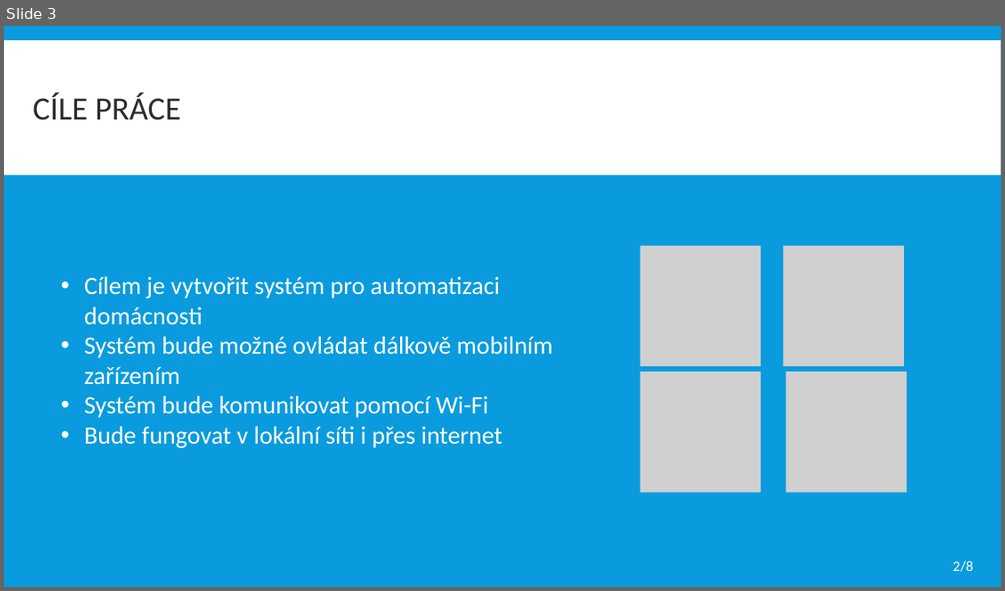
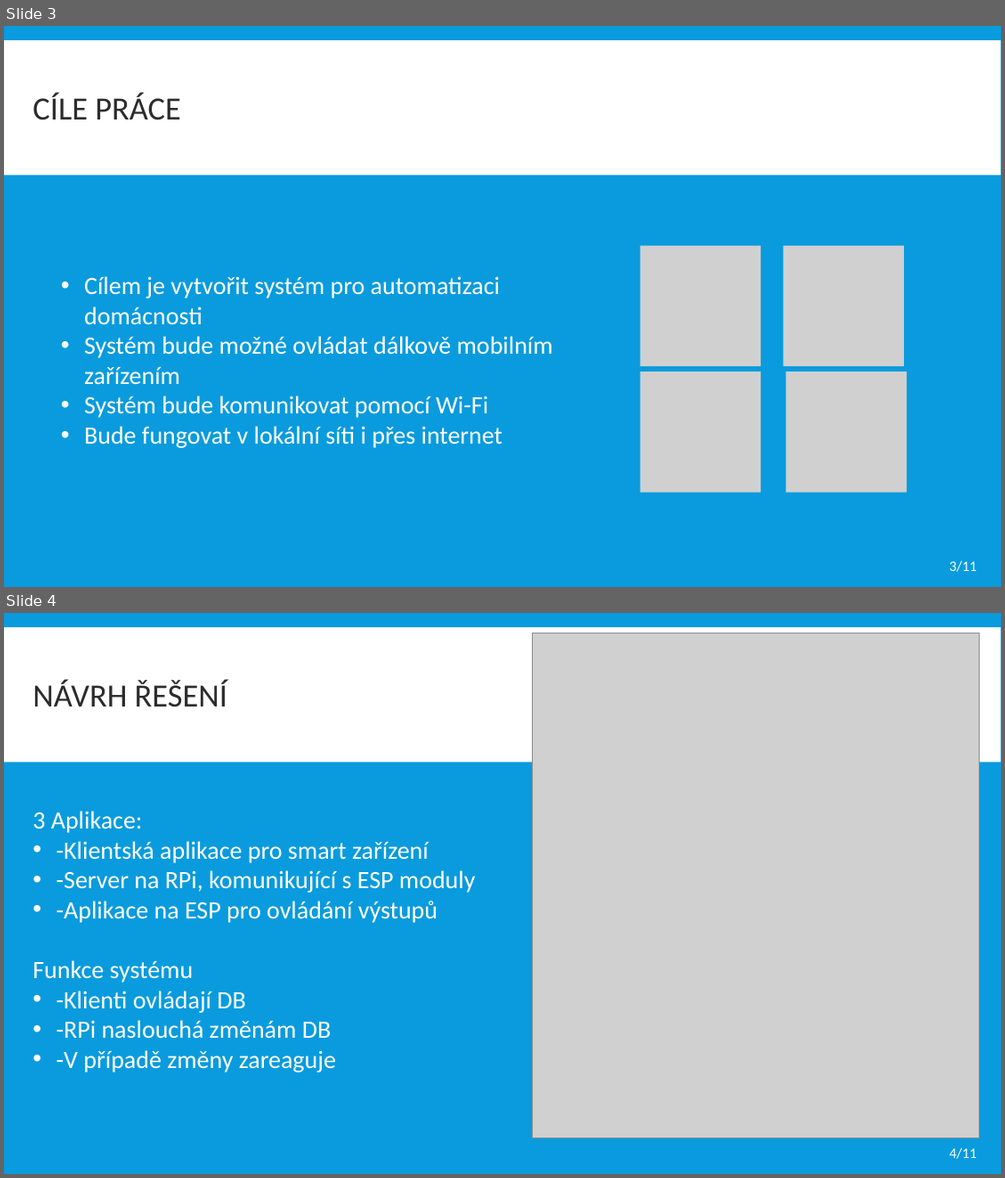
Before and after one commit to dinoq/RPi-Smart-Home, a slide deck: BP/Obhajoba BP/2021/ITT prezentace.pptx. Shown one above the other, each under a label of ours: slide 3 before the commit, slides 3 and 4 after it. The pictures are 1005x591 and 1005x1178 pixels, drawn with LibreOffice and Linux fonts; fonts in the diff are those of the drawing; grey boxes stand for pictures. Boxes give left, top, right and bottom in pixels: in the first picture for what was removed or moved away, otherwise in the second. Text is boxed around its words. In the diff, an @@ line names an element or a change of style, - is before the commit and + after.

```diff
--- a/BP/Obhajoba BP/2021/ITT prezentace.pptx
+++ b/BP/Obhajoba BP/2021/ITT prezentace.pptx
@@ slide 4 added at <box>4,613,1001,1174</box>, background #099BDD; not listed: 1 template element that a slide beside it also shows @@
@@ picture added at <box>533,633,979,1138</box> @@
@@ text added at <box>32,679,227,707</box>, 31.2 pt, text #2C2C2C @@
+NÁVRH ŘEŠENÍ
@@ text added at <box>32,811,476,1072</box>, 24 pt, text #FFFFFF @@
+3 Aplikace:
+• -Klientská aplikace pro smart zařízení
+• -Server na RPi, komunikující s ESP moduly
+• -Aplikace na ESP pro ovládání výstupů
+Funkce systému
+• -Klienti ovládají DB
+• -RPi naslouchá změnám DB
+• -V případě změny zareaguje
@@ text added at <box>949,1147,977,1159</box>, 14 pt, text #FFFFFF @@
+4/11
@@ slide 3 changed as well @@
@@ text at <box>949,560,977,572</box>: text changed @@
-2/8
+3/11
```
Also in this commit, not shown: 1 other slide changed, 8 other slides added, 2 slides removed, 11 other files.
